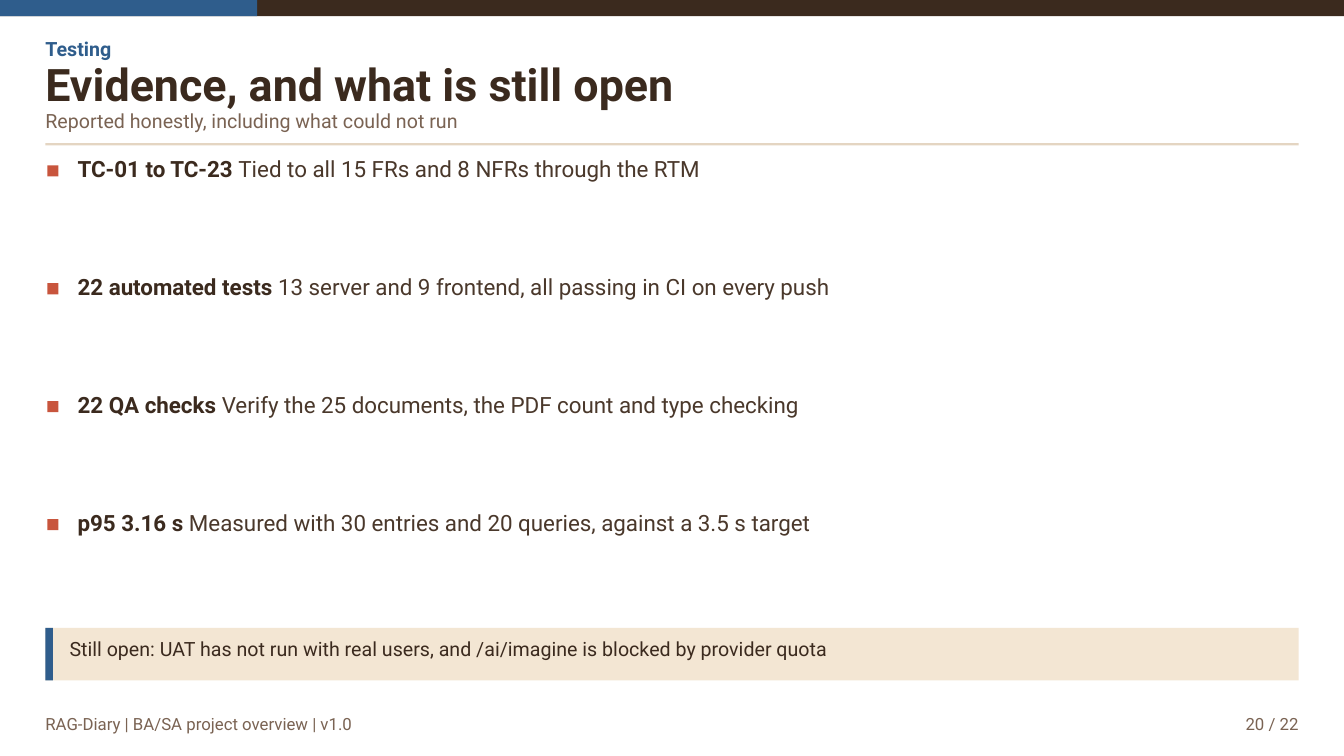
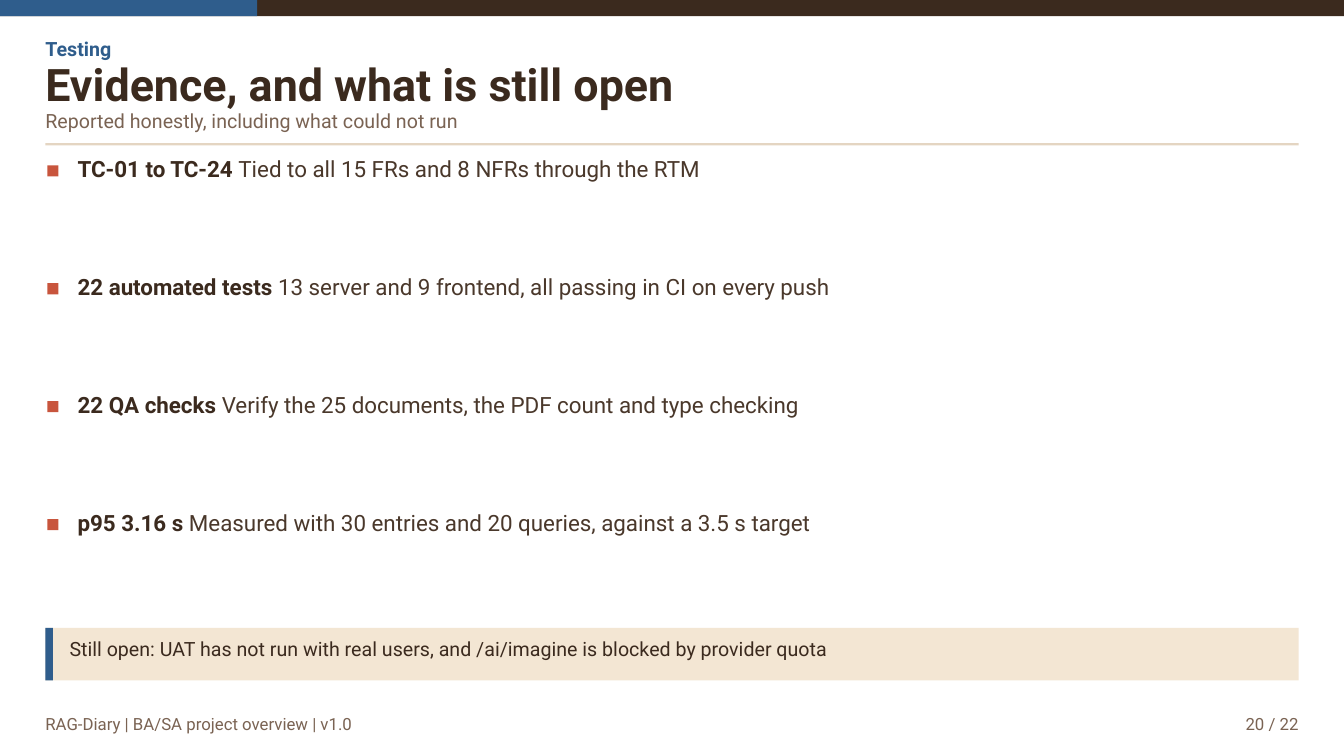
Before and after one commit to Zynin43839/oranut-blueprint, a slide deck: slide 20 of assets/media/deck-en.pptx. Drawn at 1344x756 pixels with LibreOffice and Linux fonts; fonts in the diff are those of the drawing. Boxes give left, top, right and bottom in pixels: in the first picture for what was removed or moved away, otherwise in the second. Text is boxed around its words. In the diff, an @@ line names an element or a change of style, - is before the commit and + after.

```diff
--- a/assets/media/deck-en.pptx
+++ b/assets/media/deck-en.pptx
@@ text at bbox=[78, 160, 700, 182]: text changed @@
-TC-01 to TC-23 Tied to all 15 FRs and 8 NFRs through the RTM
+TC-01 to TC-24 Tied to all 15 FRs and 8 NFRs through the RTM
```
Also in this commit, not shown: 4 other slides changed, 21 other files.
